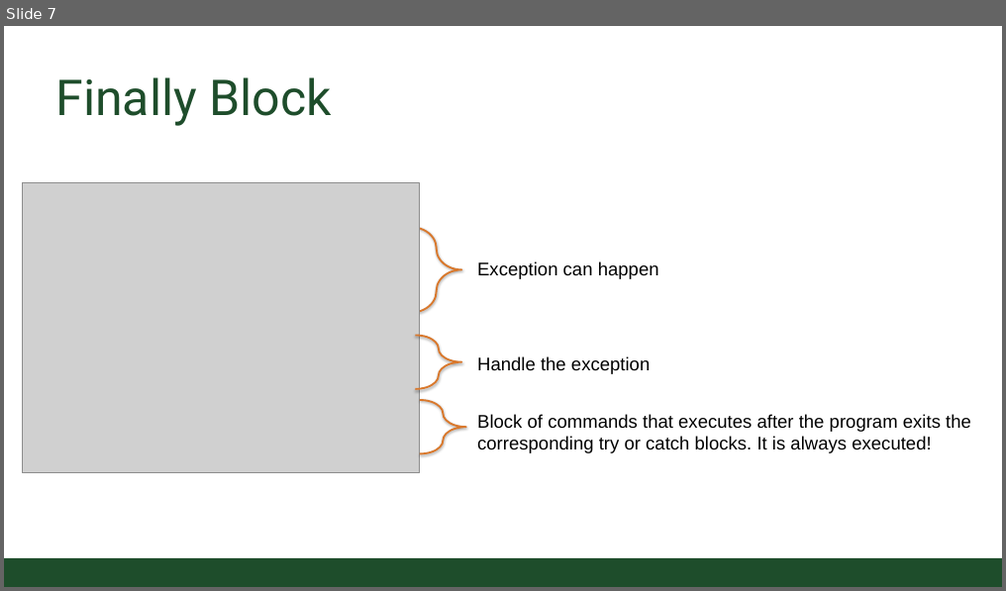
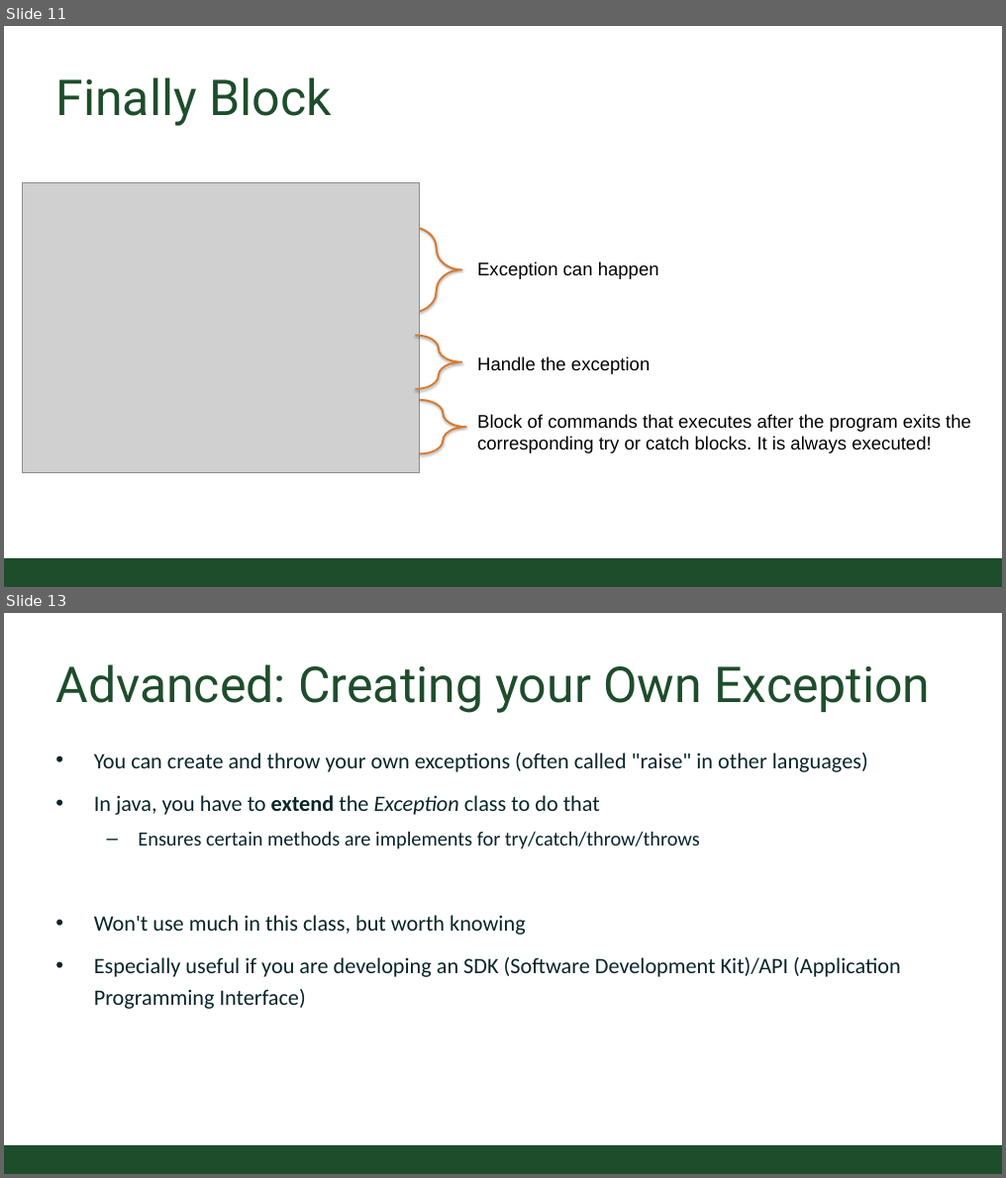
Before and after one commit to CSU-CompSci-CS163-4/Handouts, a slide deck: slides/On-Campus/09_02_Exceptions.pptx. Shown one above the other, each under a label of ours: slide 7 before the commit, slides 11 and 13 after it; the slides between them are not shown. The pictures are 1006x591 and 1006x1178 pixels, drawn with LibreOffice and Linux fonts; fonts in the diff are those of the drawing; grey boxes stand for pictures; background and template pictures are left out. Boxes give left, top, right and bottom in pixels: in the first picture for what was removed or moved away, otherwise in the second. Text is boxed around its words. In the diff, an @@ line names an element or a change of style, - is before the commit and + after.

Commit message:
Exceptions lecture updated

```diff
--- a/slides/On-Campus/09_02_Exceptions.pptx
+++ b/slides/On-Campus/09_02_Exceptions.pptx
@@ slide 13 added at <box>4,613,1002,1174</box>, background #FFFFFF; not listed: 1 template element that a slide beside it also shows @@
@@ title added at <box>55,664,930,713</box>, 54 pt, text #1E4D2B @@
+Advanced: Creating your Own Exception
@@ text added at <box>94,753,901,1009</box>, 24 pt, text #092529 @@
+• You can create and throw your own exceptions (often called "raise" in other languages)
+• In java, you have to extend the Exception class to do that
+  – Ensures certain methods are implements for try/catch/throw/throws
+• Won't use much in this class, but worth knowing
+• Especially useful if you are developing an SDK (Software Development Kit)/API (Application Programming Interface)
@@ what was slide 7 is now slide 11 @@
```
Also in this commit, not shown: 6 slides changed, 6 other slides added, 4 slides removed.
